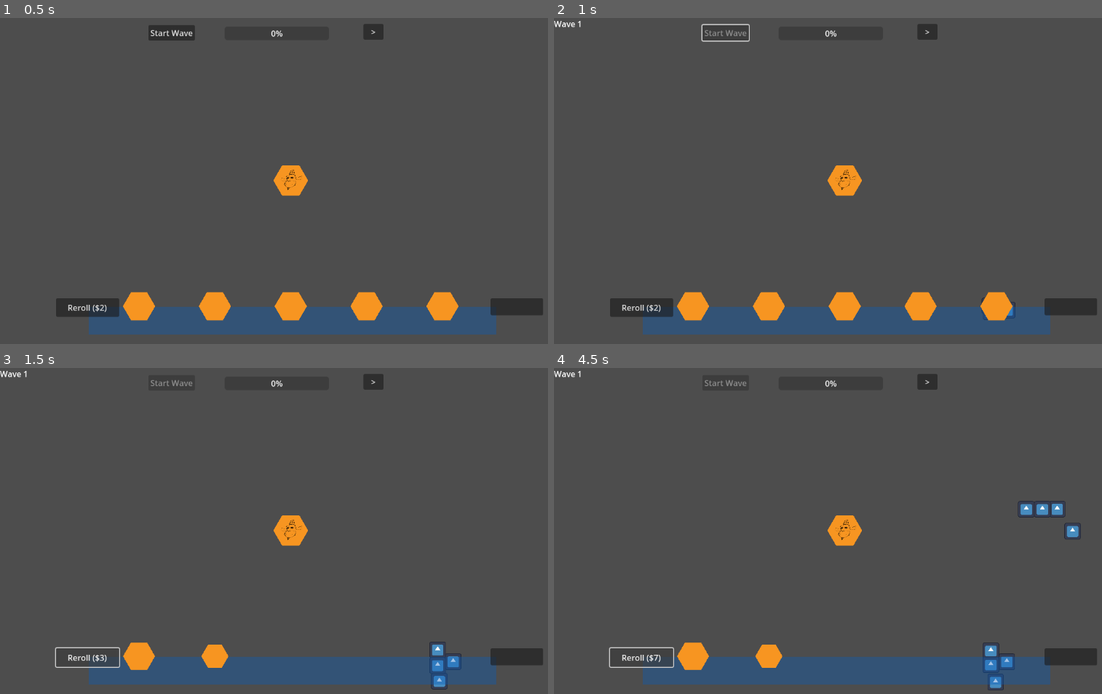
Above: before the commit, frames 1-4 (two rows, left to right).
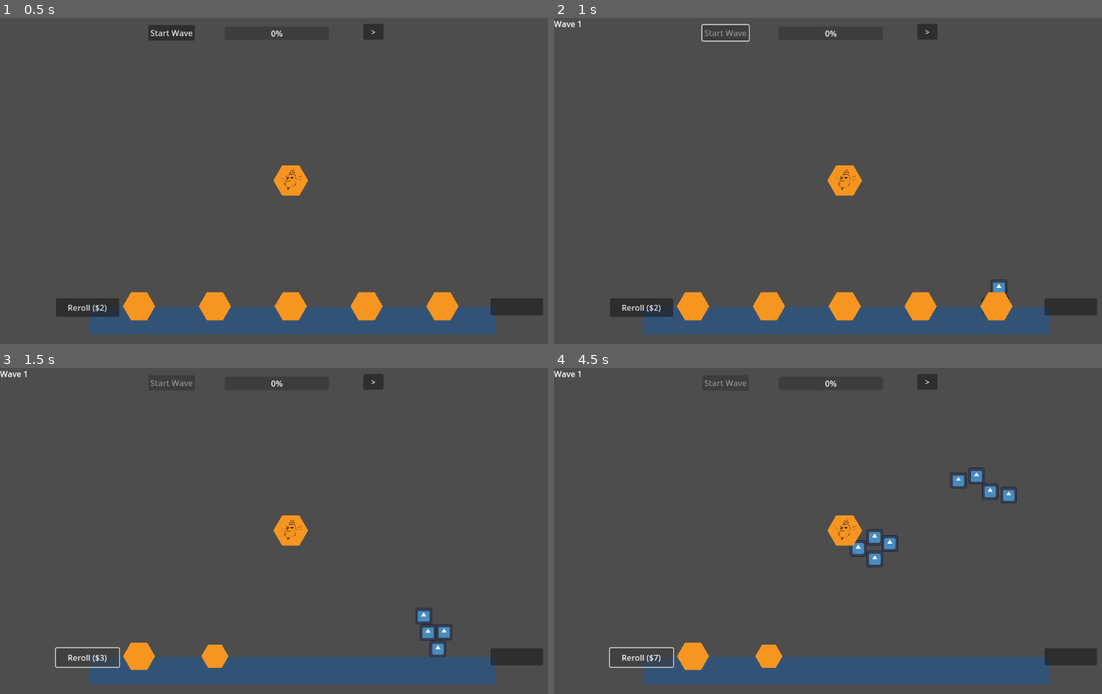
Above: after the commit, the same moments.

Repository: mitchfields/Bee_game_repo3
Game: Godot game, scene res://scenes/World.tscn
Two runs of this game, one before a commit and one after it. Both use one fixed random seed, a clock stepped at 60 frames per second and the inputs below. The engine's default icon, where the game draws it, is replaced by a stand-in: a white triangle on a blue panel in a dark square.
Inputs:
- Up to frame 1 (0.5 s): no input
- Up to frame 2 (1 s): click "Start Wave" at 0.5 s
- Up to frame 3 (1.5 s): click "Reroll ($2)" at 1.25 s
- Up to frame 4 (4.5 s): click "Reroll ($3)" at 2 s; click "Reroll ($4)" at 2.75 s; click "Reroll ($5)" at 3.5 s; click "Reroll ($6)" at 4.25 s

Frame 1 is identical in both runs. In frame 2, 0.1% of the frame differs, in the area x 78-85%, y 80-92%; in frame 3, 0.6%; in frame 4, 1.5%, in the area x 53-97%, y 30-99%.

Commit message:
Removed some lag from placing down a blocked hexagon on the last path
Removed some lag from placing down a blocked hexagon on the last path. BFS over A* look up searches

Diff:
--- a/scripts/GridManager.gd
+++ b/scripts/GridManager.gd
@@ -3,41 +3,50 @@
 
 signal grid_changed
 
-@export var max_search_radius: int = 30      # BFS max radius for flow‐field
-@export var max_search_iterations: int = 10000  # absolute A* step limit
-
-var tiles: Dictionary = {}
-var distance_map: Dictionary = {}
+@export var max_search_radius: int     = 30      # BFS max radius for flow‐field
+@export var max_search_iterations: int = 10000  # A* step limit
+
+var tiles: Dictionary        = {}   # axial_coord → Tile Node
+var distance_map: Dictionary = {}   # axial_coord → steps to Queen
+var _pending_full_rebuild: bool = false
 
 const DIRECTIONS = [
-	Vector2(1, 0),
-	Vector2(1, -1),
-	Vector2(0, -1),
-	Vector2(-1, 0),
-	Vector2(-1, 1),
-	Vector2(0, 1),
+	Vector2( 1,  0),
+	Vector2( 1, -1),
+	Vector2( 0, -1),
+	Vector2(-1,  0),
+	Vector2(-1,  1),
+	Vector2( 0,  1),
 ]
 
 func _ready() -> void:
 	tiles.clear()
-	# only rebuild on register/deregister
-
+	rebuild_distance_map()
+	emit_signal("grid_changed")
+
+func _deferred_full_rebuild() -> void:
+	_pending_full_rebuild = false
+	rebuild_distance_map()
+	emit_signal("grid_changed")
+
+#— unchanged A* veto
 func can_place_tile(axial: Vector2, world_origins: Array) -> bool:
 	var skip_tiles = [ axial ]
 	for world_o in world_origins:
 		var origin_axial = get_tree().current_scene.world_to_axial(world_o)
 		var path = find_path(origin_axial, Vector2.ZERO, skip_tiles)
-		if path.size() == 0:
+		if path.is_empty():
 			return false
 	return true
 
+#— full rebuild at startup
 func rebuild_distance_map() -> void:
 	distance_map.clear()
 	distance_map[Vector2.ZERO] = 0
 	var frontier = [ Vector2.ZERO ]
-	var dist = 0
+	var dist     = 0
 	while frontier.size() > 0 and dist < max_search_radius:
-		var next_frontier = []
+		var next_frontier: Array = []
 		for cell in frontier:
 			for dir in DIRECTIONS:
 				var nbr = cell + dir
@@ -48,16 +57,119 @@
 		frontier = next_frontier
 		dist += 1
 
+#— incremental updates in lieu of full rebuilds
 func register_tile(tile: Node2D) -> void:
 	tiles[tile.axial_coords] = tile
-	rebuild_distance_map()
-	emit_signal("grid_changed")
-
-func deregister_tile(tile: Node2D) -> void:
+	_update_distance_on_block(tile.axial_coords)
+	emit_signal("grid_changed")
+
+func deregister_tile(tile: HexagonTile) -> void:
+	# 1) Clean up neighbor links so no one holds a reference to this freed tile
+	for nb in tile.neighbors:
+		if is_instance_valid(nb):
+			nb.neighbors.erase(tile)
+	tile.neighbors.clear()
+
+	# 2) Remove from grid & update distance‐field
 	tiles.erase(tile.axial_coords)
-	rebuild_distance_map()
-	emit_signal("grid_changed")
-
+	_update_distance_on_unblock(tile.axial_coords)
+	emit_signal("grid_changed")
+
+#— incremental “block” update
+func _update_distance_on_block(blocked: Vector2) -> void:
+	if blocked == Vector2.ZERO:
+		return
+	distance_map.erase(blocked)
+	var queue: Array = []
+	var in_queue: Dictionary = {}
+	for dir in DIRECTIONS:
+		var nbr = blocked + dir
+		if distance_map.has(nbr):
+			queue.append(nbr); in_queue[nbr] = true
+
+	var processed = 0
+	var max_proc = tiles.size() + distance_map.size() + 50
+	while queue.size() > 0 and processed < max_proc:
+		processed += 1
+		var cell = queue.pop_front()
+		in_queue.erase(cell)
+		if cell == Vector2.ZERO:
+			continue
+		if tiles.has(cell):
+			distance_map.erase(cell)
+			continue
+
+		var best = INF
+		for dir in DIRECTIONS:
+			var adj = cell + dir
+			if distance_map.has(adj):
+				best = min(best, distance_map[adj] + 1)
+
+		var had_old = distance_map.has(cell)
+		var old_val = distance_map[cell] if had_old else INF
+
+		if best == INF:
+			if had_old:
+				distance_map.erase(cell)
+				for dir in DIRECTIONS:
+					var n2 = cell + dir
+					if distance_map.has(n2) and not in_queue.has(n2):
+						queue.append(n2); in_queue[n2] = true
+		else:
+			if not had_old or best != old_val:
+				distance_map[cell] = best
+				for dir in DIRECTIONS:
+					var n2 = cell + dir
+					if not tiles.has(n2) and not in_queue.has(n2):
+						queue.append(n2); in_queue[n2] = true
+
+	if processed >= max_proc and not _pending_full_rebuild:
+		push_warning("Block‐update hit limit; deferring full rebuild.")
+		_pending_full_rebuild = true
+		call_deferred("_deferred_full_rebuild")
+
+#— incremental “unblock” update
+func _update_distance_on_unblock(freed: Vector2) -> void:
+	if freed == Vector2.ZERO:
+		return
+	var best = INF
+	for dir in DIRECTIONS:
+		var nbr = freed + dir
+		if distance_map.has(nbr):
+			best = min(best, distance_map[nbr] + 1)
+	if best == INF:
+		return
+
+	distance_map[freed] = best
+	var queue: Array = [ freed ]
+	var in_queue: Dictionary = { freed:true }
+	var processed = 0
+	var max_proc = tiles.size() + distance_map.size() + 50
+
+	while queue.size() > 0 and processed < max_proc:
+		processed += 1
+		var cell = queue.pop_front()
+		in_queue.erase(cell)
+		if cell == Vector2.ZERO:
+			continue
+
+		var d = distance_map[cell]
+		for dir in DIRECTIONS:
+			var nbr = cell + dir
+			if tiles.has(nbr):
+				continue
+			var old_dist = distance_map[nbr] if distance_map.has(nbr) else INF
+			if d + 1 < old_dist:
+				distance_map[nbr] = d + 1
+				if not in_queue.has(nbr):
+					queue.append(nbr); in_queue[nbr] = true
+
+	if processed >= max_proc and not _pending_full_rebuild:
+		push_warning("Unblock‐update hit limit; deferring full rebuild.")
+		_pending_full_rebuild = true
+		call_deferred("_deferred_full_rebuild")
+
+#— A* pathfinding (unchanged)
 func _heuristic(a: Vector2, b: Vector2) -> float:
 	return (abs(a.x - b.x)
 		  + abs(a.x + a.y - b.x - b.y)
@@ -71,19 +183,18 @@
 	return path
 
 func find_path(start: Vector2, goal: Vector2, skip_tiles: Array = []) -> Array:
-	var open_set: Array = [ start ]
+	var open_set: Array      = [ start ]
 	var came_from: Dictionary = {}
-	var g_score: Dictionary = { start: 0.0 }
-	var f_score: Dictionary = { start: _heuristic(start, goal) }
+	var g_score: Dictionary   = { start: 0.0 }
+	var f_score: Dictionary   = { start: _heuristic(start, goal) }
 
 	var iterations = 0
 	while open_set.size() > 0:
 		iterations += 1
 		if iterations > max_search_iterations:
 			push_warning("A* aborted after %d iterations" % max_search_iterations)
-			return []  # treat as no path
-
-		# pick lowest f_score
+			return []
+
 		var current = open_set[0]
 		for n in open_set:
 			if f_score[n] < f_score[current]:
@@ -104,4 +215,4 @@
 				f_score[neighbor]    = tentative + _heuristic(neighbor, goal)
 				if neighbor not in open_set:
 					open_set.append(neighbor)
-	return []  # no valid path
+	return []
--- a/scripts/world.gd
+++ b/scripts/world.gd
@@ -1,50 +1,53 @@
+# res://scripts/World.gd
 extends Node2D
 
-@export var queen_scene    : PackedScene
-@export var hex_tile_scene : PackedScene
-@export var hex_size       : float = 50.0
+@export var queen_scene            : PackedScene
+@export var hex_tile_scene         : PackedScene
+@export var hex_size               : float = 50.0
+@export var initial_spawn_distance : int   = 8    # axial cells out for placeholder
 
-# How far (in axial cells) to place the initial, invisible spawn origin
-@export var initial_spawn_distance: int = 8
-
+# Dragging state
 var _dragging_preview : Node2D      = null
 var _dragging_scene   : PackedScene = null
 var _panning          : bool        = false
 
-# Computed world‐coordinate of that placeholder origin
+# Deferred‐placement validation state
+var _last_placed_tile : HexagonTile = null
+var _last_spawn_axial : Vector2     = Vector2.ZERO
+
+# Precomputed world‐pos of initial spawn origin
 var initial_spawn_world: Vector2
 
 @onready var camera       : Camera2D = $Camera2D
-@onready var wave_manager = get_node("GameLayer/WaveManager") as Node
+@onready var wave_manager = $GameLayer/WaveManager
 
 func _ready() -> void:
-	# 1) Spawn the Queen at (0,0)
+	# 1) Spawn Queen at (0,0)
 	var q = _spawn_queen()
 	if q:
 		camera.make_current()
 		camera.global_position = q.position
 
-	# 2) Compute initial_spawn_world at (initial_spawn_distance, 0) axial
+	# 2) Compute hidden initial_spawn_world
 	var init_axial = Vector2(initial_spawn_distance, 0)
 	initial_spawn_world = axial_to_world(init_axial)
 
 func _input(event: InputEvent) -> void:
+	# Zoom & pan
 	if event is InputEventMouseButton and event.pressed:
 		match event.button_index:
 			MOUSE_BUTTON_WHEEL_UP:
-				camera.zoom *= Vector2(1.1, 1.1)
-				return
+				camera.zoom *= Vector2(1.1,1.1); return
 			MOUSE_BUTTON_WHEEL_DOWN:
-				camera.zoom *= Vector2(0.9, 0.9)
-				return
+				camera.zoom *= Vector2(0.9,0.9); return
 			MOUSE_BUTTON_MIDDLE:
-				_panning = true
-				return
-	elif event is InputEventMouseButton and not event.pressed and event.button_index == MOUSE_BUTTON_MIDDLE:
-		_panning = false
-		return
+				_panning = true; return
+	elif event is InputEventMouseButton \
+			and not event.pressed \
+			and event.button_index == MOUSE_BUTTON_MIDDLE:
+		_panning = false; return
 
-	# Drag‐preview placement
+	# Drag‐preview follow + drop
 	if _dragging_preview:
 		if event is InputEventMouseMotion:
 			_dragging_preview.global_position = get_global_mouse_position()
@@ -59,23 +62,15 @@
 		return
 
 	# Middle‐mouse pan
-	if event is InputEventMouseMotion and _panning:
+	if _panning and event is InputEventMouseMotion:
 		camera.global_position -= event.relative / camera.zoom
 		return
 
-func _spawn_queen() -> Node2D:
-	if not queen_scene:
-		push_error("World.gd: queen_scene not assigned!")
-		return null
-	var q = queen_scene.instantiate() as Node2D
-	q.position = axial_to_world(Vector2.ZERO)
-	add_child(q)
-	return q
-
 func start_drag(scene_to_spawn: PackedScene) -> void:
+	# Spawn a semi-transparent preview
 	if _dragging_preview:
 		_dragging_preview.queue_free()
-	_dragging_scene = scene_to_spawn
+	_dragging_scene   = scene_to_spawn
 	_dragging_preview = scene_to_spawn.instantiate() as Node2D
 	add_child(_dragging_preview)
 	_dragging_preview.modulate = Color(1,1,1,0.6)
@@ -88,56 +83,72 @@
 	_dragging_preview = null
 	_dragging_scene   = null
 
-# — PLACE A HEX: always one A* on the furthest spawn origin, then commit —
+func _spawn_queen() -> Node2D:
+	if not queen_scene:
+		push_error("World.gd: queen_scene not assigned!")
+		return null
+	var q = queen_scene.instantiate() as Node2D
+	q.position = axial_to_world(Vector2.ZERO)
+	add_child(q)
+	return q
+
+# — Place hex, play ripple immediately, then defer connectivity check —
 func _spawn_hex(scene: PackedScene) -> bool:
 	var axial = world_to_axial(get_global_mouse_position())
 
-	# 1) Build origins list: real spawn points or the initial placeholder
-	var origins: Array = []
-	for world_o in wave_manager.cluster_origins:
-		origins.append(world_o)
-	if origins.size() == 0:
+	# 1) Build origin list (real spawns or placeholder)
+	var origins = wave_manager.cluster_origins.duplicate()
+	if origins.is_empty():
 		origins.append(initial_spawn_world)
 
-	# 2) Pick the furthest origin via the current flow‐field
-	var furthest_world = origins[0]
-	var best_d = GridManager.distance_map.get(world_to_axial(furthest_world), -1)
+	# 2) Pick furthest via current flow-field
+	var furthest = origins[0]
+	var best_d   = GridManager.distance_map.get(world_to_axial(furthest), -1)
 	for world_o in origins:
-		var oa = world_to_axial(world_o)
-		var d  = GridManager.distance_map.get(oa, -1)
+		var d = GridManager.distance_map.get(world_to_axial(world_o), -1)
 		if d > best_d:
-			best_d = d
-			furthest_world = world_o
+			best_d   = d
+			furthest = world_o
+	_last_spawn_axial = world_to_axial(furthest)
 
-	# 3) ONE A* veto: reject if blocking breaks that origin’s path
-	if not GridManager.can_place_tile(axial, [furthest_world]):
-		return false
-
-	# 4) Commit the tile
+	# 3) Commit the tile immediately
 	var h = scene.instantiate() as HexagonTile
 	h.axial_coords = axial
 	h.position     = axial_to_world(axial)
 	add_child(h)
 
-	# 5) Register & rebuild flow‐field
+	# 4) Register in GridManager (updates distance_map)
 	GridManager.register_tile(h)
+	_last_placed_tile = h
 
-	# 6) Wire up neighbors for ripple
+	# 5) Wire up neighbors & ripple animation
 	for dir in GridManager.DIRECTIONS:
-		var n = axial + dir
-		if GridManager.tiles.has(n):
-			var neigh = GridManager.tiles[n]
+		var nax = axial + dir
+		if GridManager.tiles.has(nax):
+			var neigh = GridManager.tiles[nax]
 			h.neighbors.append(neigh)
 			neigh.neighbors.append(h)
-
-	# 7) Play ripple
 	if h.has_method("play_placement_ripple"):
 		h.play_placement_ripple()
 
+	# 6) Defer the actual “did we block the Queen?” check
+	call_deferred("_validate_last_placement")
 	return true
 
+func _validate_last_placement() -> void:
+	# If the tile was removed elsewhere, skip
+	if not is_instance_valid(_last_placed_tile):
+		_last_placed_tile = null
+		return
 
-# — Hex‐grid coordinate helpers —
+	# If our chosen spawn-origin is now unreachable, undo
+	if not GridManager.distance_map.has(_last_spawn_axial):
+		GridManager.deregister_tile(_last_placed_tile)
+		_last_placed_tile.queue_free()
+
+	_last_placed_tile = null
+
+# — Hex-grid coordinate helpers —
 func axial_to_cube(a: Vector2) -> Vector3:
 	return Vector3(a.x, -a.x - a.y, a.y)
 
